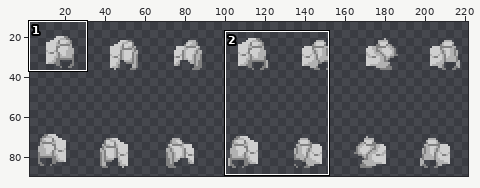
Two versions of one sprite sheet, core/assets/Items/ChestIronE.png. Above, an overview of the earlier version with the close-up marked.
Close-up. As it was:
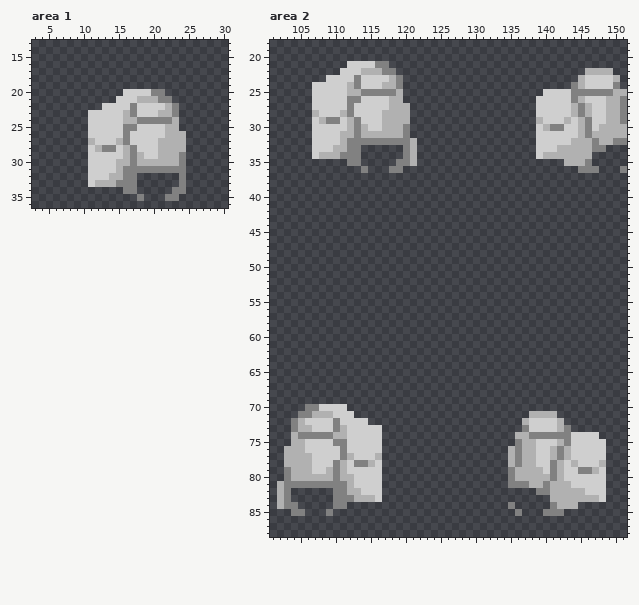
The file is 224x98 pixels. Shown: area 1: x 3..30, y 13..36; area 2: x 101..151, y 18..88. The wide view leaves out empty margins. The commit also changed other parts of the picture, which this record leaves out.
New version:
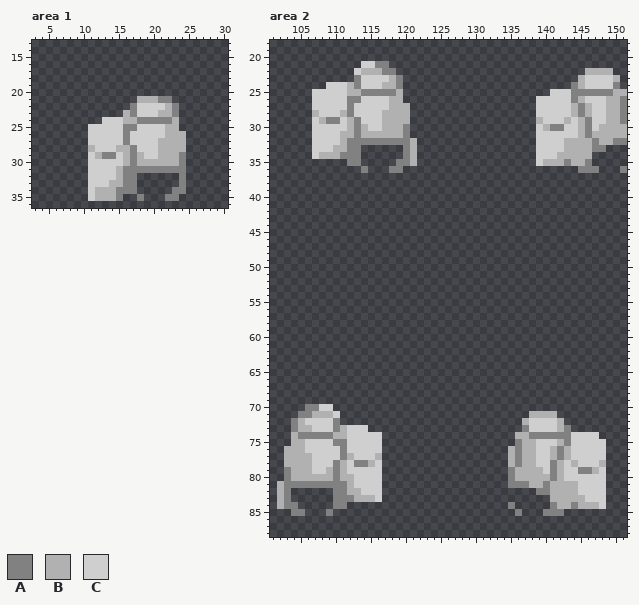
Palette (. is transparent): A #818181  B #b1b1b1  C #cfcfcf
Changes in this commit:
Changed rows in their new state; - is an unchanged pixel.
Area 1:
first column x 11:
20 -----......
21 ----...----
22 --....-----
23 .....------
24 ..---------
27 C---C------
28 BCCCB------
29 -BAA-------
30 ----C------
32 ---C-------
33 -CC-B------
34 CBBBA------
35 CBBBA------
Area 2:
first column x 107:
21 -----..---------------------------
22 ----..----------------------------
23 --....----------------------------
24 ..--------------------------------
25 ---------------------------------.
first column x 139:
32 ----B
33 ---C-
34 -CC--
35 CBBBA
first column x 110:
70 ..-----
71 -..----
72 -....--
73 -----..
first column x 144:
81 B----
82 -C---
83 --CC-
84 ABBBC
